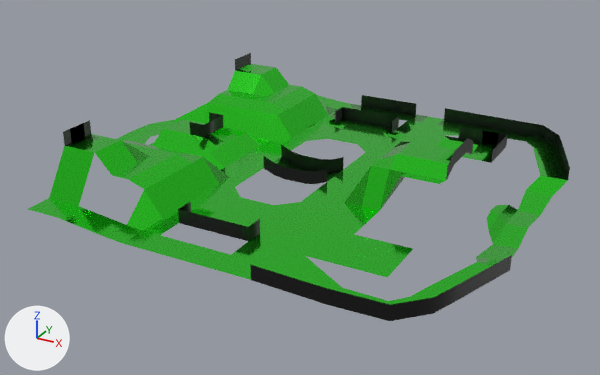
What one commit did to the FBX model Assets/prefab/fromBlender/groundV2.fbx.
One viewpoint serves both versions: a 50 mm camera at (69.1, -127.1, 59.6) aimed at (1.3, -3.6, -2.1). The lights are fixed; the arrows at lower left show +X, +Y and +Z. Where no turn or scale is listed for an object, it has been applied to the vertices. Vertices at the same position are counted once.

The older version as bpy lines, for what is in view:
```python
me_plane_004 = bpy.data.meshes.new('Plane.004')
me_plane_004.from_pydata(...)  # 605 vertices, 451 faces; spans x -41.3..44.7, y -40.3..40.3, z -2.8..11.7
# faces by material slot: [106, 345]
me_plane_004.materials.append(mat_black)  # black #000000
me_plane_004.materials.append(mat_grass)  # green #38e72f
ob_groundv2 = bpy.data.objects.new('groundV2', me_plane_004)
ob_groundv2.location = (0.0, 0.0, 0.0)
```
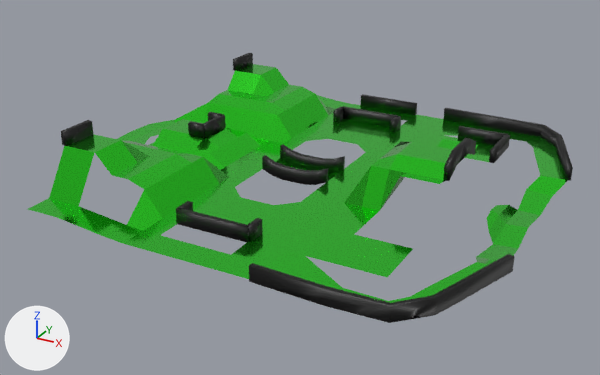
Where the change shows, as pixel boxes (x1, y1, x2, y2) in the pictures (600 x 375 px; the box of a moved part takes in the faces that stretch with it):
'groundV2', reshaped: before (28, 53, 570, 321); after (28, 53, 573, 323)
part 1 of me_plane_004, added: after (248, 218, 263, 242)
part 2 of me_plane_004, added: after (390, 116, 401, 133)
part 3 of me_plane_004, added: after (188, 121, 204, 138)
part 4 of me_plane_004, added: after (208, 112, 224, 121)
part 5 of me_plane_004, added: after (176, 201, 193, 222)
part 6 of me_plane_004, added: after (333, 107, 344, 123)
part 7 of me_plane_004, added: after (360, 94, 417, 115)
part 8 of me_plane_004, rebuilt (11% taller): before (264, 157, 327, 184); after (262, 155, 328, 185)
part 9 of me_plane_004, rebuilt (7% taller): before (281, 145, 343, 172); after (280, 144, 345, 173)
part 10 of me_plane_004, rebuilt (10% narrower, 15% shorter): before (178, 202, 260, 241); after (176, 209, 250, 242)
part 11 of me_plane_004, rebuilt: before (335, 107, 399, 127); after (343, 106, 400, 127)
part 12 of me_plane_004, rebuilt: before (250, 255, 512, 321); after (249, 254, 514, 323)
part 13 of me_plane_004, rebuilt: before (444, 108, 570, 179); after (443, 108, 573, 181)
part 14 of me_plane_004, added (black): after (443, 138, 476, 181)
part 15 of me_plane_004, added: after (489, 135, 510, 163)
part 16 of me_plane_004, added: after (458, 126, 508, 145)
part 17 of me_plane_004, deleted: before (361, 95, 416, 114)
part 18 of me_plane_004, deleted: before (335, 95, 570, 180)
part 19 of me_plane_004, cut back: before (189, 112, 344, 171); after (203, 115, 226, 137)
part 20 of me_plane_004, moved or reshaped: before (235, 53, 251, 71); after (233, 53, 253, 71)
part 21 of me_plane_004, moved or reshaped: before (63, 120, 91, 145); after (61, 120, 93, 146)
part 22 of me_plane_004, deleted: before (178, 204, 508, 305)

The change, as a list of edits to the scene's bpy script:
```text
Change me_plane_004:
    used by ob_groundv2; location = (0.0, 0.0, 0.0)
    remove me_plane_004.from_pydata(...)  # 605 vertices, 451 faces; spans x -41.3..44.7, y -40.3..40.3, z -2.8..11.7
    add me_plane_004.from_pydata(...)  # 708 vertices, 608 faces; spans x -41.3..45.1, y -40.8..40.8, z -2.8..11.7
    me_plane_004 part 1: a new loose piece, a box spanning x 6.2..7.2, y -30.0..-26.7, z 0.0..2.5, in mat_black (black #000000)
    me_plane_004 part 2: a new loose piece, a box spanning x 6.2..7.2, y 26.7..30.0, z 0.0..2.5, in mat_black (black #000000)
    me_plane_004 part 3: a new loose piece, a box spanning x -23.3..-20.0, y -3.8..-2.8, z 3.9..6.4, in mat_black (black #000000)
    me_plane_004 part 4: a new loose piece, a box spanning x -23.3..-20.0, y 2.8..3.8, z 3.9..6.4, in mat_black (black #000000)
    me_plane_004 part 5: a new loose piece, a box spanning x -7.2..-6.2, y -30.0..-26.7, z 0.0..2.5, in mat_black (black #000000)
    me_plane_004 part 6: a new loose piece, a box spanning x -7.2..-6.2, y 26.7..30.0, z 0.0..2.5, in mat_black (black #000000)
    me_plane_004 part 7: a new loose piece, a box spanning x -6.7..6.7, y 39.5..40.5, z 0.0..2.5, in mat_black (black #000000)
    me_plane_004 part 8: the loose piece of 14 vertices spanning x -6.7..6.7, y -3.4, z -1.3..2.5 is rebuilt with 28 vertices and now spans x -6.7..6.7, y -3.8..-2.8, z -1.3..2.5
    me_plane_004 part 9: the loose piece of 14 vertices spanning x -6.7..6.7, y 3.3, z -1.3..2.5 is rebuilt with 28 vertices and now spans x -6.7..6.7, y 2.8..3.8, z -1.3..2.5
    me_plane_004 part 10: the loose piece of 14 vertices spanning x -6.6..6.7, y -30.0..-26.7, z 0.0..2.5 is rebuilt with 20 vertices and now spans x -6.7..6.7, y -30.5..-29.5, z 0.0..2.5
    me_plane_004 part 11: the loose piece of 14 vertices spanning x -6.7..6.6, y 26.7..30.0, z 0.0..2.5 is rebuilt with 20 vertices and now spans x -6.7..6.7, y 29.5..30.5, z 0.0..2.5
    me_plane_004 part 12: the loose piece of 12 vertices spanning x 13.3..44.7, y -40.3..-19.0, z -0.3..2.5 is rebuilt with 24 vertices and now spans x 13.3..45.1, y -40.8..-18.8, z -0.3..2.5
    me_plane_004 part 13: the loose piece of 12 vertices spanning x 13.3..44.6, y 19.0..40.2, z -0.3..2.5 is rebuilt with 24 vertices and now spans x 13.3..45.1, y 18.8..40.8, z -0.3..2.5
    me_plane_004 part 14: a new loose piece of 20 vertices spanning x 29.5..30.5, y -6.7..6.7, z 6.3..10.4, in mat_black (black #000000)
    me_plane_004 part 15: a new loose piece of 16 vertices spanning x 29.5..30.5, y 20.0..30.0, z 0.0..2.5, in mat_black (black #000000)
    me_plane_004 part 16: a new loose piece of 16 vertices spanning x 20.0..30.0, y 29.5..30.5, z 0.0..2.5, in mat_black (black #000000)
    me_plane_004 part 17: the loose piece of 4 vertices spanning x -6.7..6.7, y 39.9, z 0.0..2.5 is deleted
    me_plane_004 part 18: 47 vertices removed from x -6.7..44.6, y -6.7..40.3, z 0.0..10.4
    me_plane_004 part 19: 27 vertices removed from x -23.3..6.7, y -3.4..3.3, z 1.2..6.4; 12 vertices added at x -20.5..-19.5, y -3.3..3.3, z 3.9..6.4
    me_plane_004 part 20: 7 vertices removed from x -30.0..-29.9, y 23.3..30.0, z 9.2..11.7; 12 vertices added at x -30.5..-29.5, y 23.3..30.0, z 9.2..11.7
    me_plane_004 part 21: 7 vertices removed from x -30.0..-29.9, y -30.0..-23.3, z 9.2..11.7; 12 vertices added at x -30.5..-29.5, y -30.0..-23.3, z 9.2..11.7
    me_plane_004 part 22: 13 vertices removed from x -6.7..44.6, y -40.3..-19.0, z 2.2..2.5
```
